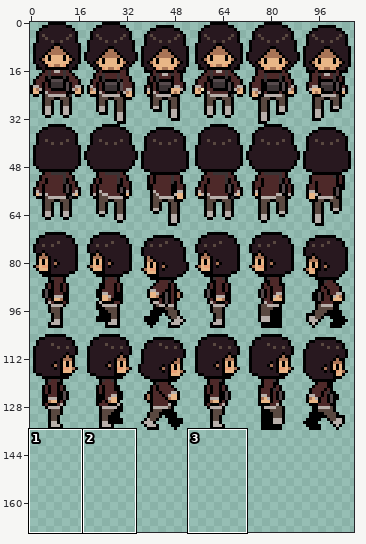
File history of a sprite sheet, assets/sprites/characters/animation spritesheets/sheet_nour_past.png. The picture above shows the old version from afar; the outline marks the close-up.
Close-up. Before the edit:
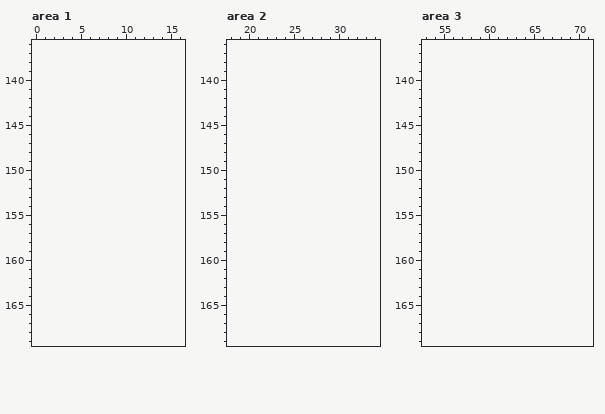
The file is 108x136 pixels. Colours within 5 levels of each other are drawn and written as one. Shown: area 1: x 0..16, y 136..169; area 2: x 18..34, y 136..169; area 3: x 53..71, y 136..169. The old version is drawn lined up with the new one, on the new canvas. The commit also changed other parts of the picture, which this record leaves out.
After:
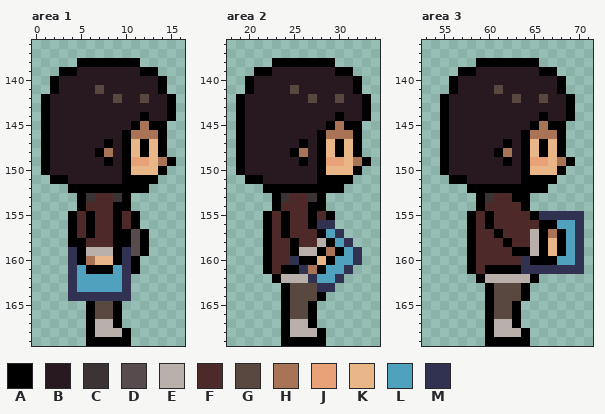
Palette (. is transparent): A #000000  B #28181f  C #3b3334  D #574b4d  E #b8afaa  F #4e2929  G #594840  H #a97456  J #e9a177  K #e9b687  L #50a1be  M #313152
The exact change:
canvas 108x136 -> 108x170
Changed rows in their new state; - is an unchanged pixel.
Area 1:
first column x 1:
138 ----AAAAAAA----
139 --AABBBBBBBAA--
140 -ABBBBBBBBBBBA-
141 -ABBBBGBBBBBBA-
142 ABBBBBBBGBBGBBA
143 ABBBBBBBBBBBBBA
144 ABBBBBBBBBBABBA
145 ABBBBBBBBBAHAA-
146 ABBBBBBBBAHHHA-
147 ABBBBBBABAKAKA-
148 ABBBBBAHBAKAKA-
149 ABBBBBBABAJJKHA
150 ABBBBBBBBAKKKA-
151 -AABBBBBBAAAA--
152 ---AAAAAAAAA---
153 ----ACFFCA-----
154 ----AFFFAA-----
155 ---AFAFFAFA----
156 ---AFAFFAFA----
157 ---AFAFFAADA---
158 ---AAFFFAADA---
159 ---MAEEEAMDA---
160 ---MAHKKAMA----
161 ---MLAAALMA----
162 ---MLLLLLM-----
163 ---MLLLLLM-----
164 ---MMMMMMM-----
165 -----AGGA------
166 -----AGGA------
167 -----AEEA------
168 -----AEEEA-----
169 -----AAAAA-----
Area 2:
first column x 19:
138 ----AAAAAAA----
139 --AABBBBBBBAA--
140 -ABBBBBBBBBBBA-
141 -ABBBBGBBBBBBA-
142 ABBBBBBBGBBGBBA
143 ABBBBBBBBBBBBBA
144 ABBBBBBBBBBABBA
145 ABBBBBBBBBAHAA-
146 ABBBBBBBBAHHHA-
147 ABBBBBBABAKAKA-
148 ABBBBBAHBAKAKA-
149 ABBBBBBABAJJKHA
150 ABBBBBBBBAKKKA-
151 -AABBBBBBAAAA--
152 ---AAAAAAAAA---
153 ----ACFFCA-----
154 ----AFFFAA-----
155 ---AFAFFAFA----
156 ---AFAFFAMM----
157 ---AFAFFFALM---
158 ---AFFAFFEALM--
159 ---AFFAEEAHALM-
160 ---AFFMAAKALLM-
161 ---AFAAMHALLM--
162 ----AEEEMLLM---
163 -----AGGGMM----
164 -----AGGGA-----
165 -----AGGA------
166 -----AGGA------
167 -----AEEA------
168 -----AEEEA-----
169 -----AAAAA-----
Area 3:
first column x 55:
138 ----AAAAAAA-----
139 --AABBBBBBBAA---
140 -ABBBBBBBBBBBA--
141 -ABBBBGBBBBBBA--
142 ABBBBBBBGBBGBBA-
143 ABBBBBBBBBBBBBA-
144 ABBBBBBBBBBABBA-
145 ABBBBBBBBBAHAA--
146 ABBBBBBBBAHHHA--
147 ABBBBBBABAKAKA--
148 ABBBBBAHBAKAKA--
149 ABBBBBBABAJJKHA-
150 ABBBBBBBBAKKKA--
151 -AABBBBBBAAAA---
152 ---AAAAAAAAA----
153 ----ACFFAA------
154 ----AFFFFA------
155 ---AFAFFFFAMMMMM
156 ---AFAFFFFFAALLM
157 ---AFFAFFFEAHALM
158 ---AFFFAFFEAKALM
159 ---AFFFFAAEAKALM
160 ---AFFFFFMAAALLM
161 ---AFAAAAMMMMMMM
162 ----AEEEEEA-----
163 -----AGGGA------
164 -----AGGGA------
165 -----AGGA-------
166 -----AGGA-------
167 -----AEEA-------
168 -----AEEEA------
169 -----AAAAA------
